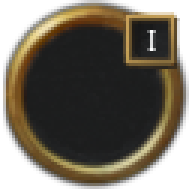
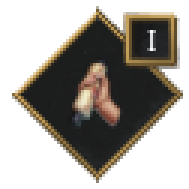
Before/after of a 189×189 layered artwork. What changed in the layer stack:
painted on "66 #1" over [123, 12, 180, 69]
added layer "28px-Invention_human_rights.png" above "64px-Law_right_of_assembly.png" over [69, 57, 123, 129]
added layer "333" above "66" over [12, 6, 183, 183]
hid "66" over [3, 0, 189, 189]
